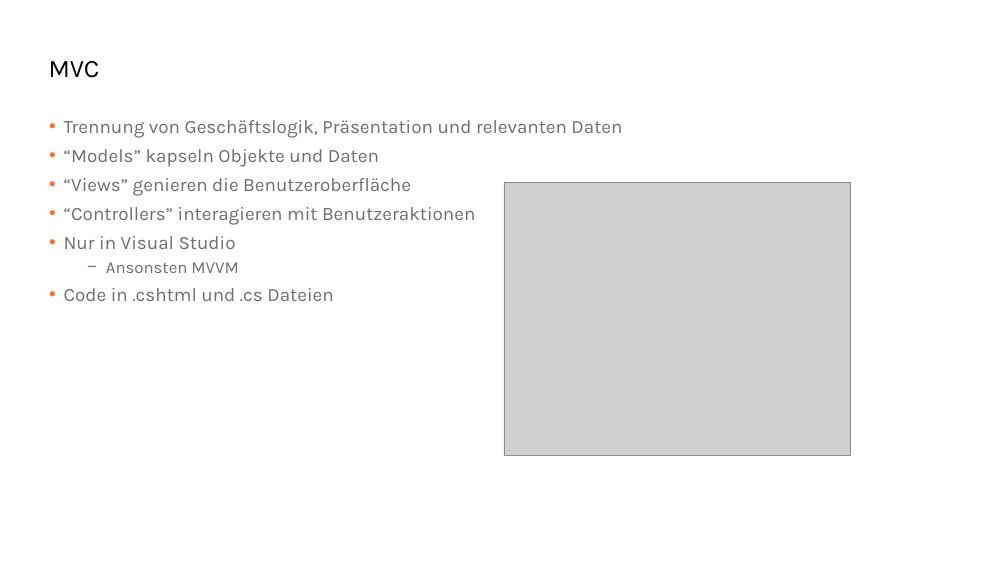
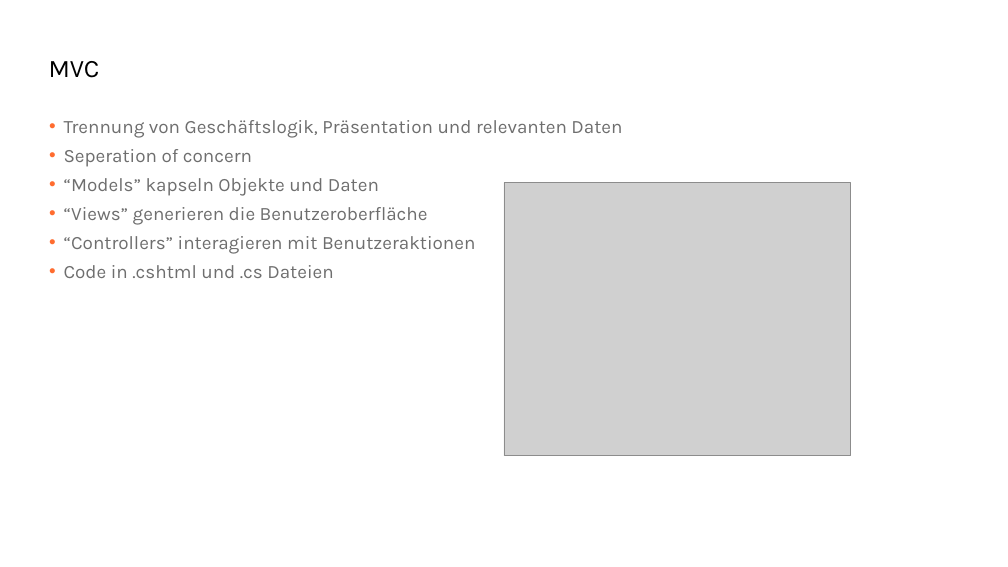
Before and after one commit to danielbeckmann/DotNETJumpStart, a slide deck: slide 5 of 04. ASP.NET MVC/Aufbau einer Webapplikation mit ASP.NET MVC.pptx. Drawn at 1008x567 pixels with LibreOffice and Linux fonts; fonts in the diff are those of the drawing; grey boxes stand for pictures; background and template pictures are left out. Boxes give left, top, right and bottom in pixels: in the first picture for what was removed or moved away, otherwise in the second. Text is boxed around its words. In the diff, an @@ line names an element or a change of style, - is before the commit and + after.

```diff
--- a/04. ASP.NET MVC/Aufbau einer Webapplikation mit ASP.NET MVC.pptx
+++ b/04. ASP.NET MVC/Aufbau einer Webapplikation mit ASP.NET MVC.pptx
@@ text at [64, 149, 252, 167]: paragraph added @@
+• Seperation of concern
@@ text at [64, 207, 428, 225]: text changed @@
-• “Views” genieren die Benutzeroberfläche
+• “Views” generieren die Benutzeroberfläche
@@ text at [64, 236, 238, 273]: paragraphs removed @@
-• Nur in Visual Studio
-  − Ansonsten MVVM
```
Also in this commit, not shown: 1 other slide changed.
